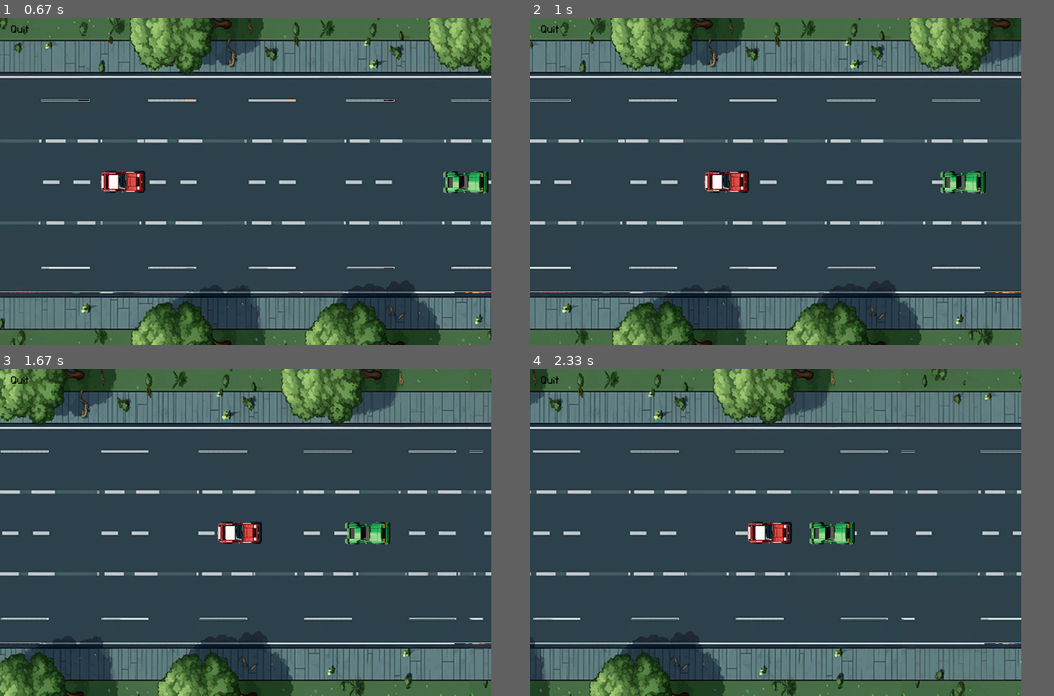
Above: before the commit, frames 1-4 (two rows, left to right).
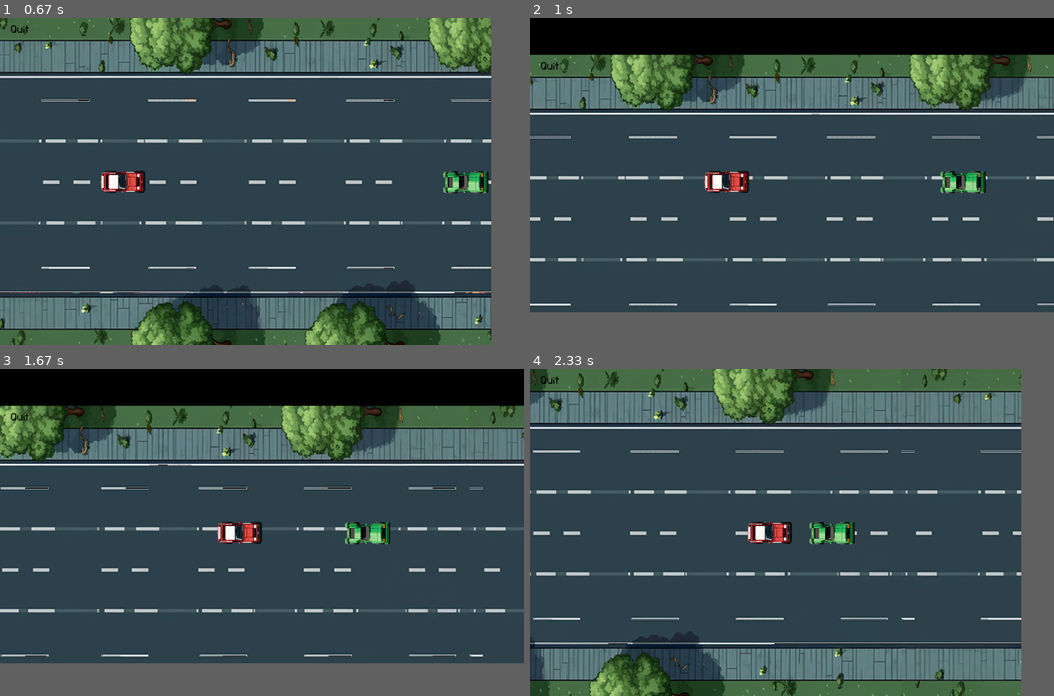
Above: after the commit, the same moments.

Repository: Florgol/Pygame-racing-game
Game: pygame game, started from main.py
Same seed, same stepped clock (60 frames per second), same inputs: the game is played once before the commit and once after it.
Inputs:
- Up to frame 1 (0.67 s): click "START" at 0.38 s
- Up to frame 2 (1 s): hold F from 0.67 s (still down); hold Right from 0.67 s (still down)
- Up to frame 3 (1.67 s): release F at 1.13 s; release Right at 1.13 s; tap F at 1.17, 1.5 s
- Up to frame 4 (2.33 s): tap F at 1.83 s
In our replay, in frame 2 the window is 900x600 before the commit and 960x540 after it. These sizes can differ from the game's own. Grey fills any space a smaller window leaves; there, only what the larger window draws over its background counts as a difference.

Frame 1 is identical in both runs. In frame 2, 43% of the frame differs, in the area x 0-100%, y 0-100%; in frame 3, 43%; in frame 4, 0.2%.

Commit message:
Fullscreen can now be toggled ..
.. by pressing 'F' on keyboard
There were a bunch of implications this had for the project. One of them was to double the length of the background images, so they would be long enough to show on fullscreen. Also I opted against using a scaling factor as this decreased graphics quality.

Diff:
--- a/main.py
+++ b/main.py
@@ -12,7 +12,7 @@
 GREEN = (0, 255, 0)
 
 # Background size
-BACKGROUND_WIDTH = 1600
+BACKGROUND_WIDTH = 3200
 BACKGROUND_HEIGHT = 800
 
 # Player size
@@ -33,7 +33,24 @@
 
 # Night day transition
 NIGHT_DAY_CYCLE = 20000 # More milisecs, means longer day/night
-TRANSITION_SPEED = 5000 # Less milisecs, means faster transition
+TRANSITION_SPEED = 8000 # Less milisecs, means faster transition
+
+# Infos about the actual screen size of user
+info = pygame.display.Info()
+ACTUAL_SCREEN_WIDTH, ACTUAL_SCREEN_HEIGHT = info.current_w, info.current_h
+is_fullscreen = False
+
+# Defining the scale factor for fullscreen scalling - I decided not to use this method, as it decreases the quality
+'''GAME_ASPECT_RATIO = SCREEN_WIDTH / SCREEN_HEIGHT
+SCREEN_ASPECT_RATIO = ACTUAL_SCREEN_WIDTH / ACTUAL_SCREEN_HEIGHT
+
+if GAME_ASPECT_RATIO > SCREEN_ASPECT_RATIO:
+    scale_factor_fullscreen = ACTUAL_SCREEN_WIDTH / SCREEN_WIDTH
+else:
+    scale_factor_fullscreen = ACTUAL_SCREEN_HEIGHT / SCREEN_HEIGHT
+
+scale_factor_windowed = 1
+scale_factor = scale_factor_windowed'''
 
 # Tracking game time
 start_time = pygame.time.get_ticks()
@@ -42,9 +59,13 @@
 transition_start_time = None
 reverse_transition = False
 
-# Pygame-Fenster einrichten
+# Initiate screen
 screen = pygame.display.set_mode((SCREEN_WIDTH, SCREEN_HEIGHT), pygame.NOFRAME)
 pygame.display.set_caption("ESA_3")
+
+# Initiate game surface - this works together with "screen" and "scale_factor" to switch between fullscreen and windowed
+game_surface = pygame.Surface((SCREEN_WIDTH, SCREEN_HEIGHT))
+
 
 # Laden des Hintergrundbilds
 # current_background = pygame.image.load("backgrounds/background_2.png").convert()
@@ -62,7 +83,7 @@
         # .. rotate ..
         pygame.transform.rotate(
             # Load, ..
-            pygame.image.load(f"backgrounds\day_to_night_transition/background_2_day_to_night_{i}.png").convert(),
+            pygame.image.load(f"backgrounds\day_to_night_transition_long_roads/background_2_day_to_night_{i}.png").convert(),
             90
         ),
         (BACKGROUND_WIDTH, BACKGROUND_HEIGHT)
@@ -136,6 +157,9 @@
         self.text_img = self.font.render(self.text, True, self.font_color)
         surface.blit(self.text_img, self.rect)
 
+    def move(self, new_x, new_y):
+        self.rect.center = (new_x, new_y)
+
     def is_hovered(self, pos):
         return self.rect.collidepoint(pos)
 
@@ -182,6 +206,23 @@
 game_is_running = True
 while game_is_running:
 
+    for event in pygame.event.get():
+        if event.type == pygame.QUIT:
+            pygame.quit()
+            sys.exit()
+        # Testing the button
+        if quit_button.is_clicked(event):
+            pygame.quit()
+            sys.exit()
+        # Testing fullscreen toggle
+        if event.type == pygame.KEYDOWN:
+            if event.key == pygame.K_f:
+                is_fullscreen = not is_fullscreen
+                if is_fullscreen:
+                    screen = pygame.display.set_mode((ACTUAL_SCREEN_WIDTH, ACTUAL_SCREEN_HEIGHT), pygame.FULLSCREEN)
+                else:
+                    screen = pygame.display.set_mode((SCREEN_WIDTH, SCREEN_HEIGHT), pygame.NOFRAME)
+
     # Bewegung des Spielers
     keys = pygame.key.get_pressed()
     if keys[pygame.K_UP]:
@@ -223,10 +264,21 @@
     player_rect.centerx += player_speed_x
 
     #Zeichnen
-    for x in range(bg_x, SCREEN_WIDTH, current_background.get_width()):
-        screen.blit(current_background, (x, 0))  # Zeichne das Hintergrundbild an der aktuellen Position
+    for x in range(bg_x, ACTUAL_SCREEN_WIDTH, current_background.get_width()):
+        if is_fullscreen:
+            y = ACTUAL_SCREEN_HEIGHT // 8
+        else:
+            y = 0
+        screen.blit(current_background, (x, y))  # Zeichne das Hintergrundbild an der aktuellen Position
     screen.blit(player_image, player_rect)
     screen.blit(enemy_image, enemy_rect)
+
+    # Moving the button around based on screen size
+    quit_button.draw(screen)
+    if not is_fullscreen:
+        quit_button.move(50, 30)
+    else:
+        quit_button.move(50, ACTUAL_SCREEN_HEIGHT // 8 + 30)
 
     # Kollisionserkennung
     if player_rect.colliderect(enemy_rect):
@@ -243,16 +295,6 @@
         enemy_rect.centerx = SCREEN_WIDTH  # Startposition des gegnerischen Autos auf der rechten Seite
         enemy_rect.centery = random.randint(50, SCREEN_HEIGHT - enemy_rect.height)
         enemy_image = random.choice(enemy_images)
-
-    for event in pygame.event.get():
-        if event.type == pygame.QUIT:
-            pygame.quit()
-            sys.exit()
-        # Testing the button
-        if quit_button.is_clicked(event):
-            pygame.quit()
-            sys.exit()
-
 
     # Keeping track of time
     elapsed_time = pygame.time.get_ticks() - start_time
@@ -302,7 +344,7 @@
 
     ##########################################################################################################################################
 
-    quit_button.draw(screen)
+
 
     pygame.display.update()
     clock.tick(120) #Geschwindigkeit des Spiels generell (kann verändert werden, um das Spiel schwieriger zu machen
Binary file added: backgrounds/day_to_night_transition_long_roads/background_2_day_to_night_1.png
Binary file added: backgrounds/day_to_night_transition_long_roads/background_2_day_to_night_2.png
Binary file added: backgrounds/day_to_night_transition_long_roads/background_2_day_to_night_3.png
Binary file added: backgrounds/day_to_night_transition_long_roads/background_2_day_to_night_4.png
Binary file added: backgrounds/day_to_night_transition_long_roads/background_2_day_to_night_5.png
Binary file added: backgrounds/day_to_night_transition_long_roads/background_2_day_to_night_6.png
Binary file added: backgrounds/day_to_night_transition_long_roads/background_2_day_to_night_7.png
Binary file added: backgrounds/day_to_night_transition_long_roads/background_2_day_to_night_8.png
Binary file added: backgrounds/day_to_night_transition_long_roads/background_2_day_to_night_9.png
